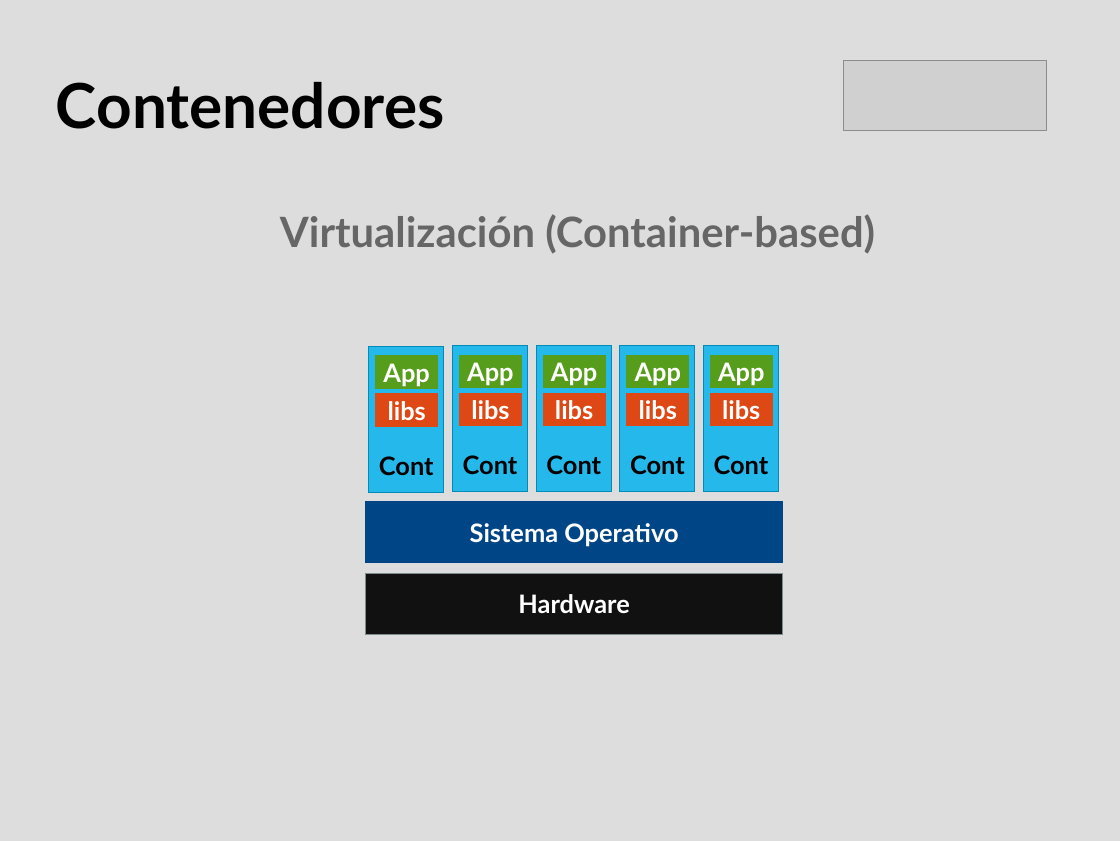
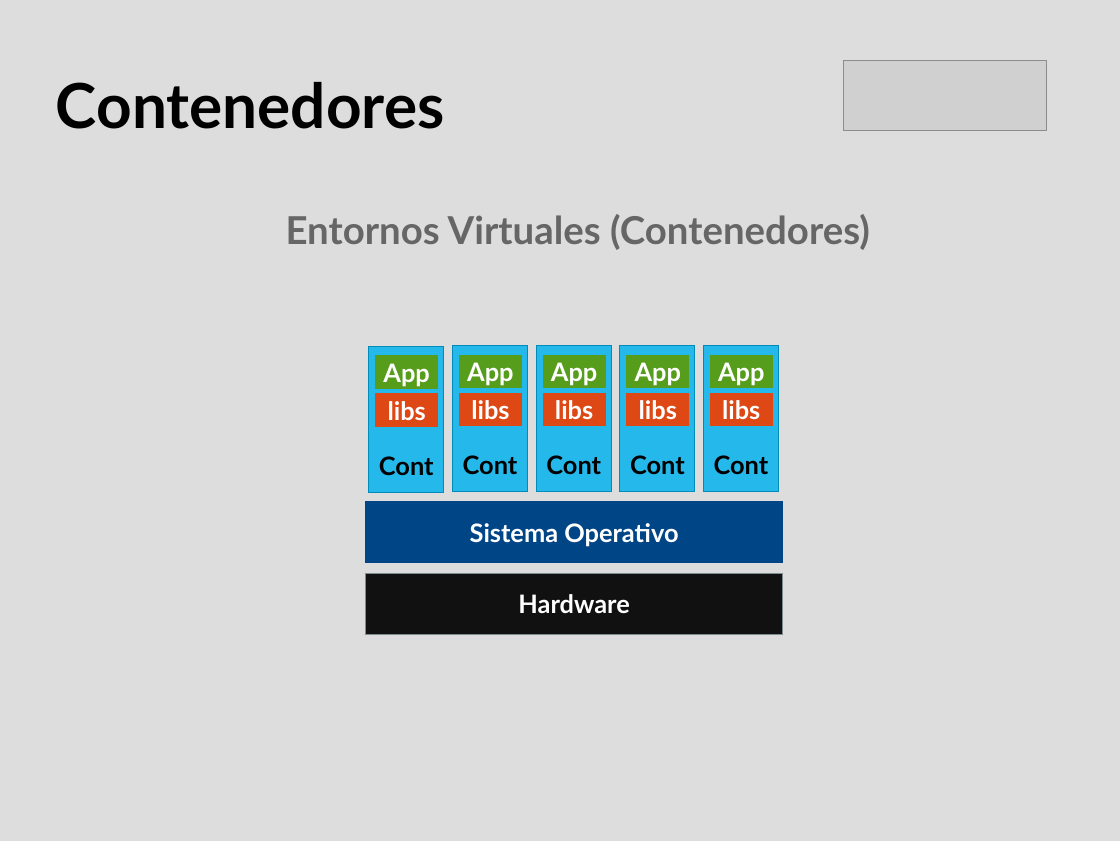
Before and after one commit to hdortiz/docker_rocc2015, a slide deck: slide 12 of presentacion.odp (slide 10 before the commit). Drawn at 1120x841 pixels with LibreOffice and Linux fonts; fonts in the diff are those of the drawing; grey boxes stand for pictures. Boxes give left, top, right and bottom in pixels: in the first picture for what was removed or moved away, otherwise in the second. Text is boxed around its words. In the diff, an @@ line names an element or a change of style, - is before the commit and + after.

Commit message:
Se agregaron diapositivas explicando los componentes y conceptos de docker como imagenes, contenedores, repositorios, docker hub, docker machine, docker compose, docker swarm

```diff
--- a/presentacion.odp
+++ b/presentacion.odp
@@ text at bbox=[286, 214, 870, 250]: text changed; size 29.6 to 27.2 pt @@
-Virtualización (Container-based)
+Entornos Virtuales (Contenedores)
```
Also in this commit, not shown: 6 other slides changed, 10 slides added, 3 slides removed, 3 other files.
